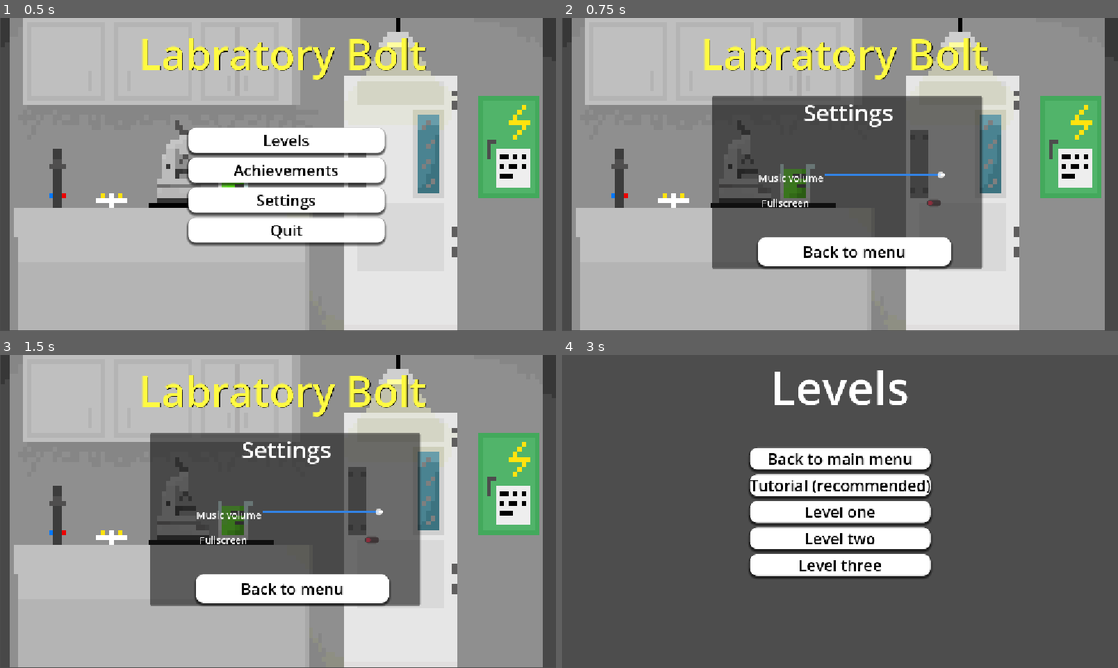
Above: before the commit, frames 1-4 (two rows, left to right).
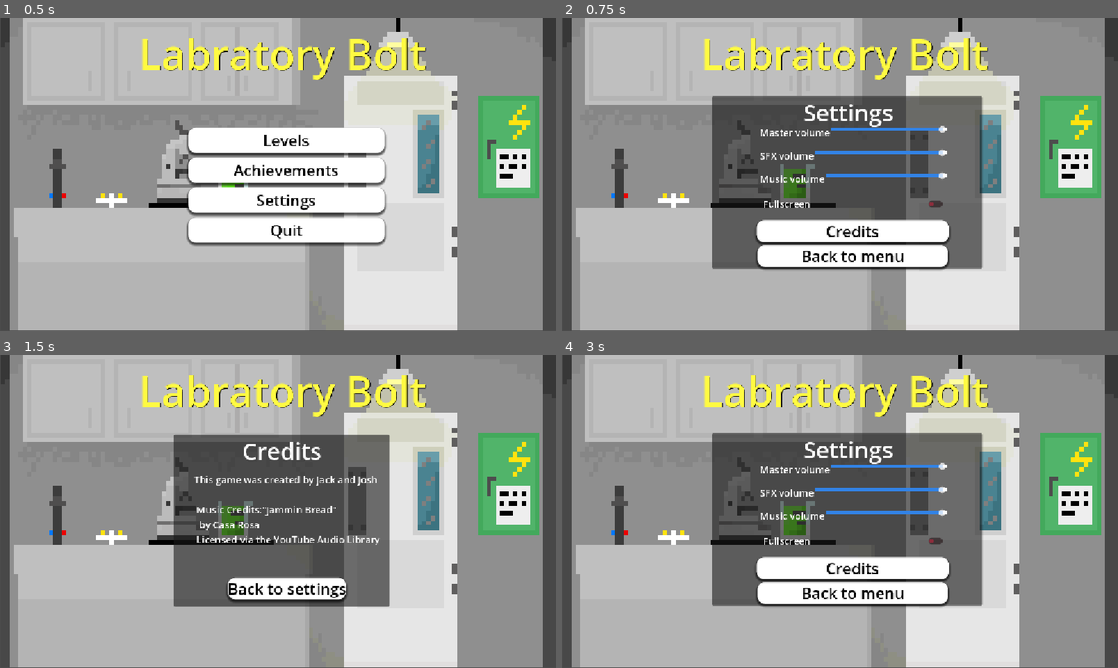
Above: after the commit, the same moments.

Repository: jackrichards-hub/ASSESSMENT
Game: Godot game, scene res://Scenes/menu.tscn
The game is run twice, just before and just after one commit, with the same random seed, the same clock (stepped at 60 frames per second) and the same inputs.
Inputs (mouse positions are in pixels of both pictures, inside the frame that each line leads up to):
- Up to frame 1 (0.5 s): no input
- Up to frame 2 (0.75 s): click "Settings" at 0.5 s
- Up to frame 3 (1.5 s): click (289, 567) at 1.25 s, where only the run after the commit has a clickable "Credits"
- Up to frame 4 (3 s): click (851, 589) at 2 s, where only the run after the commit has a clickable "Back to settings"; click (851, 477) at 2.75 s, where only the run before the commit has a clickable "Levels"

Frame 1 is identical in both runs. In frame 2, 4.5% of the frame differs, in the area x 34-71%, y 34-81%; in frame 3, 9.9%; in frame 4, 87%, in the area x 1-98%, y 0-100%.

Commit message:
Added credits, master volume slider, SFX volume slider, changed script names

Diff:
--- a/assessment-for-year-12/Scenes/menu.tscn
+++ b/assessment-for-year-12/Scenes/menu.tscn
@@ -3,8 +3,10 @@
 [ext_resource type="Script" uid="uid://da4k7xnc56qn4" path="res://Scripts/main_menu.gd" id="1_xhh6f"]
 [ext_resource type="Texture2D" uid="uid://c700urjjwt2t7" path="res://Assets/Background (Power Box).png" id="2_xhh6f"]
 [ext_resource type="AudioStream" uid="uid://d3eoqxmc2w6m2" path="res://Assets/Jammin Bread - Casa Rosa's Tulum Vibes.mp3" id="3_cayip"]
-[ext_resource type="Script" uid="uid://b1nfrri12gtb" path="res://Scripts/audio_control.gd" id="4_158mb"]
+[ext_resource type="Script" uid="uid://b5ic1wvmsaai2" path="res://Scripts/music_slider.gd" id="4_jsrd8"]
+[ext_resource type="Script" uid="uid://blldl4mjexpve" path="res://Scripts/master_slider.gd" id="4_wbdvm"]
 [ext_resource type="Script" uid="uid://1wi1audcl7fh" path="res://Scripts/fullscreen_control.gd" id="5_wwsa2"]
+[ext_resource type="Script" uid="uid://yxg7pgv5dx4y" path="res://Scripts/sfx_slider.gd" id="6_jsrd8"]
 
 [sub_resource type="StyleBoxTexture" id="StyleBoxTexture_158mb"]
 texture = ExtResource("2_xhh6f")
@@ -117,6 +119,7 @@
 bus = &"Music"
 
 [node name="Settings" type="Panel" parent="." unique_id=1843279087]
+visible = false
 layout_mode = 1
 anchors_preset = -1
 anchor_left = 0.508
@@ -138,15 +141,33 @@
 
 [node name="Back" type="Button" parent="Settings/Settings label" unique_id=496565034]
 layout_mode = 0
-offset_left = -94.0
-offset_top = 292.0
-offset_right = 306.0
-offset_bottom = 351.0
+offset_left = -95.0
+offset_top = 308.0
+offset_right = 300.0
+offset_bottom = 353.0
 size_flags_vertical = 3
 theme_override_colors/font_color = Color(0, 0, 0, 1)
 theme_override_font_sizes/font_size = 32
 theme_override_styles/normal = SubResource("StyleBoxFlat_u4yt8")
 text = "Back to menu"
+
+[node name="Credits" type="Button" parent="Settings/Settings label" unique_id=1669308867]
+layout_mode = 1
+anchors_preset = -1
+anchor_left = -0.39600003
+anchor_top = 3.8360002
+anchor_right = 1.233
+anchor_bottom = 4.5070004
+offset_left = 0.020004272
+offset_top = -0.012023926
+offset_right = -0.08502197
+offset_bottom = 0.030975342
+size_flags_vertical = 3
+theme_override_colors/font_color = Color(0, 0, 0, 1)
+theme_override_font_sizes/font_size = 32
+theme_override_styles/normal = SubResource("StyleBoxFlat_u4yt8")
+text = "Credits
+"
 
 [node name="VBoxContainer" type="VBoxContainer" parent="Settings" unique_id=1321474293]
 layout_mode = 1
@@ -155,23 +176,23 @@
 anchor_top = 0.5
 anchor_right = 0.5
 anchor_bottom = 0.5
-offset_left = -184.5
-offset_top = -24.0
-offset_right = 201.5
-offset_bottom = 115.0
+offset_left = -181.0
+offset_top = -117.5
+offset_right = 205.0
+offset_bottom = 62.5
 grow_horizontal = 2
 grow_vertical = 2
 theme_override_constants/separation = 20
 
-[node name="HBoxContainer" type="HBoxContainer" parent="Settings/VBoxContainer" unique_id=1140264439]
-layout_mode = 2
-
-[node name="Music volume" type="Label" parent="Settings/VBoxContainer/HBoxContainer" unique_id=1410211433]
-layout_mode = 2
-theme_override_font_sizes/font_size = 20
-text = "Music volume"
-
-[node name="Audio Control" type="HSlider" parent="Settings/VBoxContainer/HBoxContainer" unique_id=1182811707]
+[node name="Master volume box" type="HBoxContainer" parent="Settings/VBoxContainer" unique_id=1905785795]
+layout_mode = 2
+
+[node name="Music volume" type="Label" parent="Settings/VBoxContainer/Master volume box" unique_id=349031328]
+layout_mode = 2
+theme_override_font_sizes/font_size = 20
+text = "Master volume"
+
+[node name="Master slider" type="HSlider" parent="Settings/VBoxContainer/Master volume box" unique_id=994638623]
 layout_mode = 2
 size_flags_horizontal = 3
 theme_override_styles/slider = SubResource("StyleBoxLine_cayip")
@@ -180,7 +201,45 @@
 max_value = 1.0
 step = 0.05
 value = 1.0
-script = ExtResource("4_158mb")
+script = ExtResource("4_wbdvm")
+
+[node name="SFX volume box" type="HBoxContainer" parent="Settings/VBoxContainer" unique_id=1888472704]
+layout_mode = 2
+
+[node name="SFX volume" type="Label" parent="Settings/VBoxContainer/SFX volume box" unique_id=195566686]
+layout_mode = 2
+theme_override_font_sizes/font_size = 20
+text = "SFX volume"
+
+[node name="SFX slider" type="HSlider" parent="Settings/VBoxContainer/SFX volume box" unique_id=33463579]
+layout_mode = 2
+size_flags_horizontal = 3
+theme_override_styles/slider = SubResource("StyleBoxLine_cayip")
+theme_override_styles/grabber_area = SubResource("StyleBoxLine_158mb")
+theme_override_styles/grabber_area_highlight = SubResource("StyleBoxLine_158mb")
+max_value = 1.0
+step = 0.05
+value = 1.0
+script = ExtResource("6_jsrd8")
+
+[node name="Music volume box" type="HBoxContainer" parent="Settings/VBoxContainer" unique_id=1140264439]
+layout_mode = 2
+
+[node name="Music volume" type="Label" parent="Settings/VBoxContainer/Music volume box" unique_id=1410211433]
+layout_mode = 2
+theme_override_font_sizes/font_size = 20
+text = "Music volume"
+
+[node name="Music slider" type="HSlider" parent="Settings/VBoxContainer/Music volume box" unique_id=1182811707]
+layout_mode = 2
+size_flags_horizontal = 3
+theme_override_styles/slider = SubResource("StyleBoxLine_cayip")
+theme_override_styles/grabber_area = SubResource("StyleBoxLine_158mb")
+theme_override_styles/grabber_area_highlight = SubResource("StyleBoxLine_158mb")
+max_value = 1.0
+step = 0.05
+value = 1.0
+script = ExtResource("4_jsrd8")
 audio_bus_name = "Music"
 
 [node name="FullscreenControl" type="CheckButton" parent="Settings/VBoxContainer" unique_id=725106314]
@@ -191,11 +250,80 @@
 theme_override_colors/button_unchecked_color = Color(0.85490197, 0.14509805, 0.25882354, 1)
 text = "Fullscreen"
 script = ExtResource("5_wwsa2")
+
+[node name="Credits" type="Panel" parent="." unique_id=742142049]
+visible = false
+layout_mode = 1
+anchors_preset = -1
+anchor_left = 0.087000005
+anchor_top = 0.008
+anchor_right = 0.90500003
+anchor_bottom = 1.011
+offset_left = 259.776
+offset_top = 159.816
+offset_right = -235.56006
+offset_bottom = -134.12805
+
+[node name="Credits label" type="Label" parent="Credits" unique_id=1101732247]
+layout_mode = 1
+anchors_preset = -1
+anchor_left = 0.321
+anchor_right = 0.679
+anchor_bottom = 0.187
+offset_left = -0.018005371
+offset_right = 0.018005371
+offset_bottom = 0.054000854
+grow_horizontal = 2
+theme_override_font_sizes/font_size = 48
+text = "Credits"
+
+[node name="Back to settings" type="Button" parent="Credits/Credits label" unique_id=126687548]
+layout_mode = 1
+anchors_preset = 7
+anchor_left = 0.5
+anchor_top = 1.0
+anchor_right = 0.5
+anchor_bottom = 1.0
+offset_left = -112.0
+offset_top = 229.0
+offset_right = 133.0
+offset_bottom = 274.0
+grow_horizontal = 2
+grow_vertical = 0
+size_flags_vertical = 3
+theme_override_colors/font_color = Color(0, 0, 0, 1)
+theme_override_font_sizes/font_size = 32
+theme_override_styles/normal = SubResource("StyleBoxFlat_u4yt8")
+text = "Back to settings"
+
+[node name="Jack and Josh credit" type="Label" parent="Credits/Credits label" unique_id=309856249]
+layout_mode = 0
+offset_left = -100.5
+offset_top = 79.0
+offset_right = 279.5
+offset_bottom = 107.0
+theme_override_font_sizes/font_size = 20
+text = "This game was created by Jack and Josh"
+
+[node name="Label" type="Label" parent="Credits/Credits label" unique_id=310524224]
+layout_mode = 0
+offset_left = -95.5
+offset_top = 141.0
+offset_right = 284.5
+offset_bottom = 231.0
+theme_override_font_sizes/font_size = 20
+text = "Music Credits:\"Jammin Bread\"
+ by Casa Rosa
+Licensed via the YouTube Audio Library"
 
 [connection signal="pressed" from="MainButtons/Levels" to="." method="_on_start_pressed"]
 [connection signal="pressed" from="MainButtons/Achievements" to="." method="_on_achievements_pressed"]
 [connection signal="pressed" from="MainButtons/Settings" to="." method="_on_settings_pressed"]
 [connection signal="pressed" from="MainButtons/Quit" to="." method="_on_quit_pressed"]
 [connection signal="pressed" from="Settings/Settings label/Back" to="." method="_on_back_options_pressed"]
-[connection signal="value_changed" from="Settings/VBoxContainer/HBoxContainer/Audio Control" to="Settings/VBoxContainer/HBoxContainer/Audio Control" method="_on_value_changed"]
+[connection signal="pressed" from="Settings/Settings label/Credits" to="." method="_on_credits_pressed"]
+[connection signal="value_changed" from="Settings/VBoxContainer/Master volume box/Master slider" to="Settings/VBoxContainer/Master volume box/Master slider" method="_on_value_changed"]
+[connection signal="value_changed" from="Settings/VBoxContainer/SFX volume box/SFX slider" to="Settings/VBoxContainer/SFX volume box/SFX slider" method="_on_value_changed"]
+[connection signal="value_changed" from="Settings/VBoxContainer/Music volume box/Music slider" to="Settings/VBoxContainer/Music volume box/Music slider" method="_on_value_changed"]
 [connection signal="toggled" from="Settings/VBoxContainer/FullscreenControl" to="Settings/VBoxContainer/FullscreenControl" method="_on_toggled"]
+[connection signal="pressed" from="Credits/Credits label/Back to settings" to="." method="_on_settings_pressed"]
--- a/assessment-for-year-12/Scripts/main_menu.gd
+++ b/assessment-for-year-12/Scripts/main_menu.gd
@@ -2,7 +2,7 @@
 
 @onready var main_buttons: VBoxContainer = $MainButtons
 @onready var settings: Panel = $Settings
-
+@onready var credits: Panel = $Credits
 
 
 
@@ -12,6 +12,7 @@
 
 func _ready():
 	main_buttons.visible = true
+	credits.visible = false
 	settings.visible = false
 
 func _on_start_pressed() -> void:
@@ -25,6 +26,12 @@
 func _on_settings_pressed() -> void:
 	main_buttons.visible = false
 	settings.visible = true
+	credits.visible = false
+
+func _on_credits_pressed() -> void:
+	main_buttons.visible = false
+	settings.visible = false
+	credits.visible = true
 
 
 func _on_quit_pressed() -> void:
--- /dev/null
+++ b/assessment-for-year-12/Scripts/music_slider.gd
@@ -0,0 +1,13 @@
+extends HSlider
+
+@export var audio_bus_name: String
+var audio_bus_id
+
+
+func _ready():
+	audio_bus_id = AudioServer.get_bus_index(audio_bus_name)
+
+
+func _on_value_changed(value: float) -> void:
+	var db = linear_to_db(value)
+	AudioServer.set_bus_volume_db(audio_bus_id, db)
--- /dev/null
+++ b/assessment-for-year-12/Scripts/sfx_slider.gd
@@ -0,0 +1,13 @@
+extends HSlider
+
+@export var audio_bus_name: String
+var audio_bus_id
+
+
+func _ready():
+	audio_bus_id = AudioServer.get_bus_index(audio_bus_name)
+
+
+func _on_value_changed(value: float) -> void:
+	var db = linear_to_db(value)
+	AudioServer.set_bus_volume_db(audio_bus_id, db)
Not shown, removed: assessment-for-year-12/Scripts/audio_control.gd.uid
Renamed: assessment-for-year-12/Scripts/audio_control.gd -> assessment-for-year-12/Scripts/master_slider.gd
Not shown, added: assessment-for-year-12/Scripts/master_slider.gd.uid
Not shown, added: assessment-for-year-12/Scripts/music_slider.gd.uid
Not shown, added: assessment-for-year-12/Scripts/sfx_slider.gd.uid
